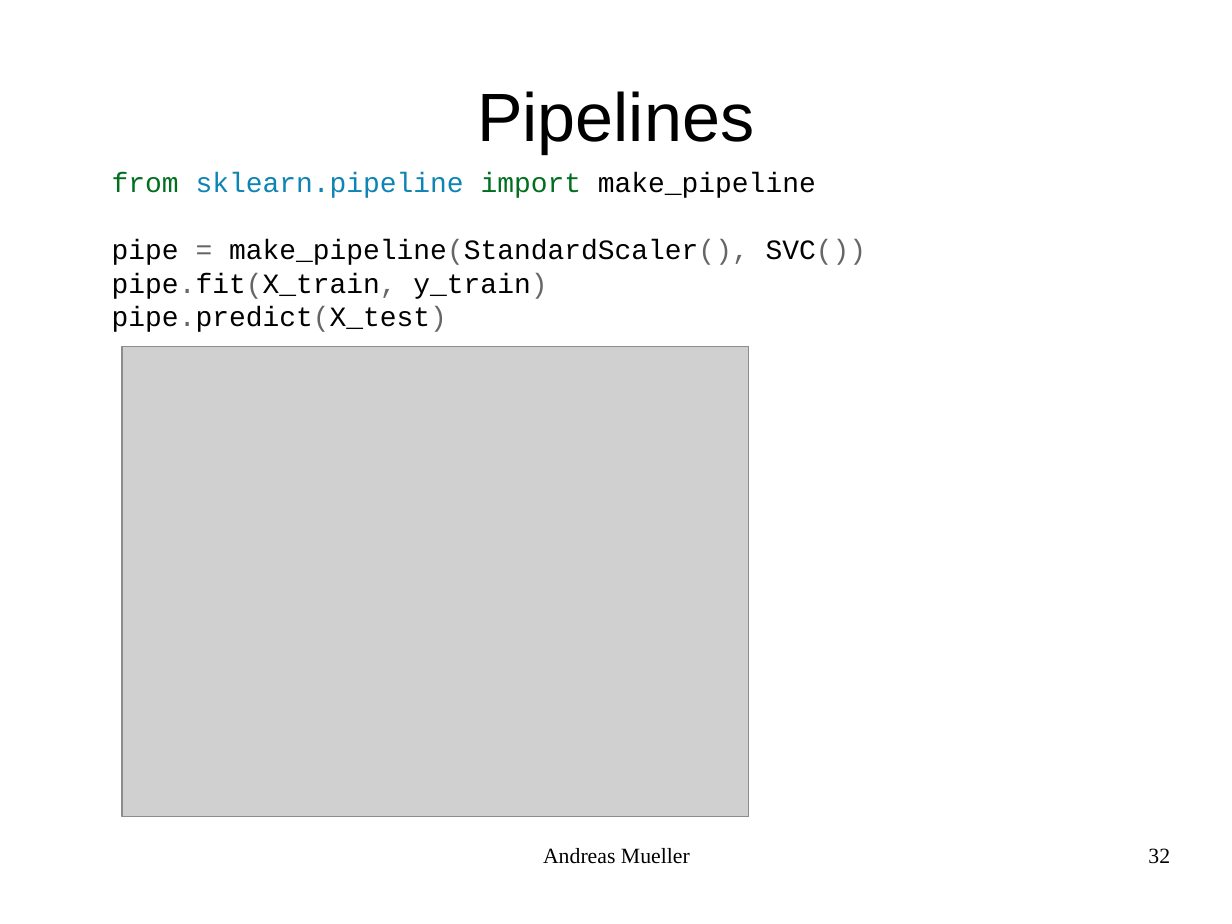
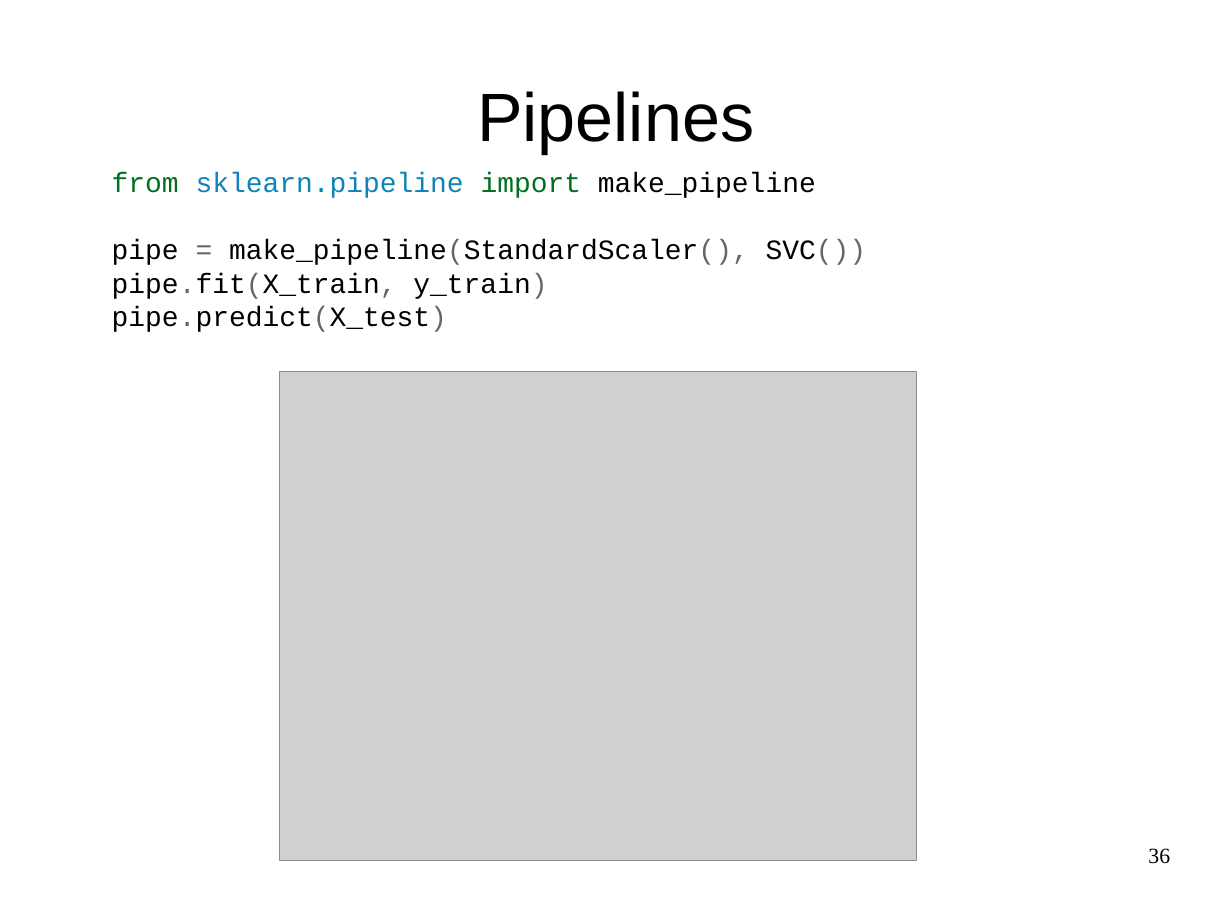
Before and after one commit to amueller/talks_odt, a slide deck: slide 36 of machine-learning-with-scikit-learn - pydata strata nyc 2015 - 45 minutes.odp (slide 32 before the commit). Drawn at 1232x924 pixels with LibreOffice and Linux fonts; fonts in the diff are those of the drawing; grey boxes stand for pictures. Boxes give left, top, right and bottom in pixels: in the first picture for what was removed or moved away, otherwise in the second. Text is boxed around its words. In the diff, an @@ line names an element or a change of style, - is before the commit and + after.

```diff
--- a/machine-learning-with-scikit-learn - pydata strata nyc 2015 - 45 minutes.odp
+++ b/machine-learning-with-scikit-learn - pydata strata nyc 2015 - 45 minutes.odp
@@ picture resized from (x1=122, y1=347, x2=749, y2=817) to (x1=279, y1=371, x2=917, y2=861) @@
@@ text removed at (x1=543, y1=848, x2=690, y2=864) @@
-Andreas Mueller
@@ page number at (x1=1148, y1=848, x2=1170, y2=864): text changed @@
-32
+36
```
Also in this commit, not shown: 36 other slides changed, 7 slides added, 4 slides removed.
